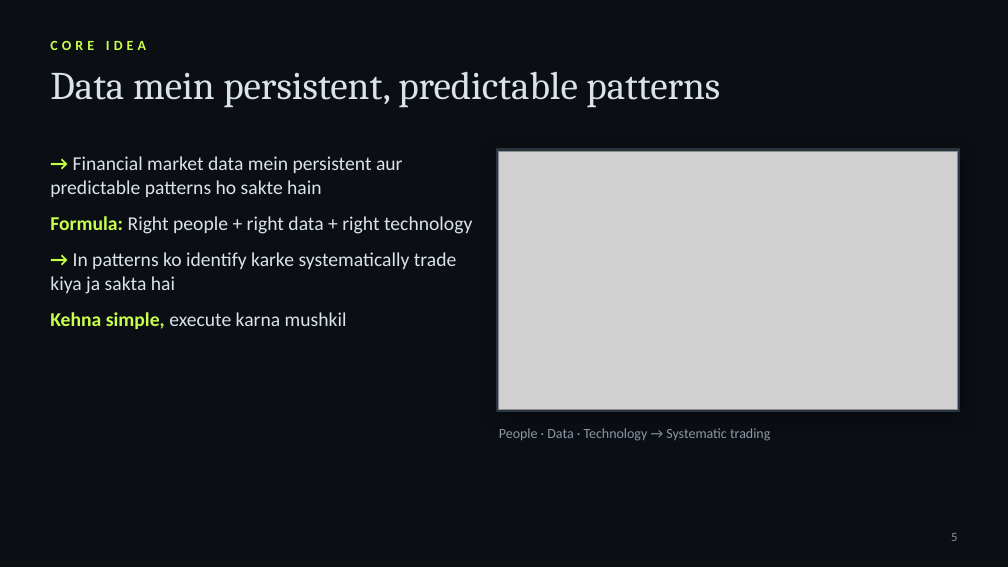
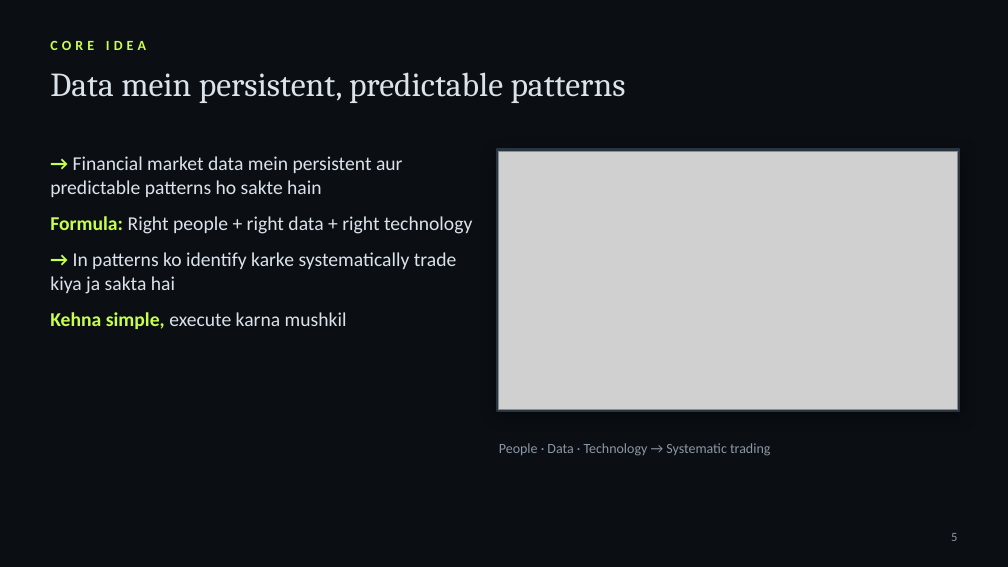
Before and after one commit to kashishchoudhary218-bot/nomi-trades-app, a slide deck: slide 5 of video/jim-simons-documentary/deck/The-Mathematicians-Edge-Hinglish.pptx. Drawn at 1008x567 pixels with LibreOffice and Linux fonts; fonts in the diff are those of the drawing; grey boxes stand for pictures. Boxes give left, top, right and bottom in pixels: in the first picture for what was removed or moved away, otherwise in the second. Text is boxed around its words. In the diff, an @@ line names an element or a change of style, - is before the commit and + after.

```diff
--- a/video/jim-simons-documentary/deck/The-Mathematicians-Edge-Hinglish.pptx
+++ b/video/jim-simons-documentary/deck/The-Mathematicians-Edge-Hinglish.pptx
@@ text "Data mein persistent, predictable patterns" at [50, 72, 626, 103]: size 28 to 24 pt @@
@@ text "People · Data · Technology ...": place and size @@
-text "People · Data · Technology ..." at [499, 428, 770, 441]
+text "People · Data · Technology ..." at [499, 443, 770, 456]
@@ text "People · Data · Technology ..." at [499, 443, 770, 456]: vertical alignment middle to top @@
```
Also in this commit, not shown: 20 other slides changed, 3 other files.
